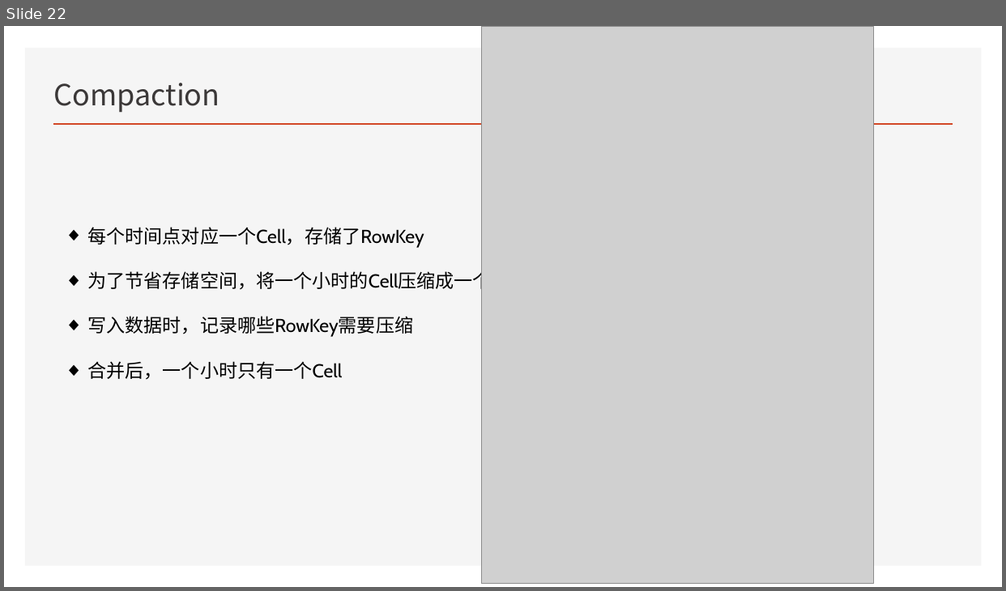
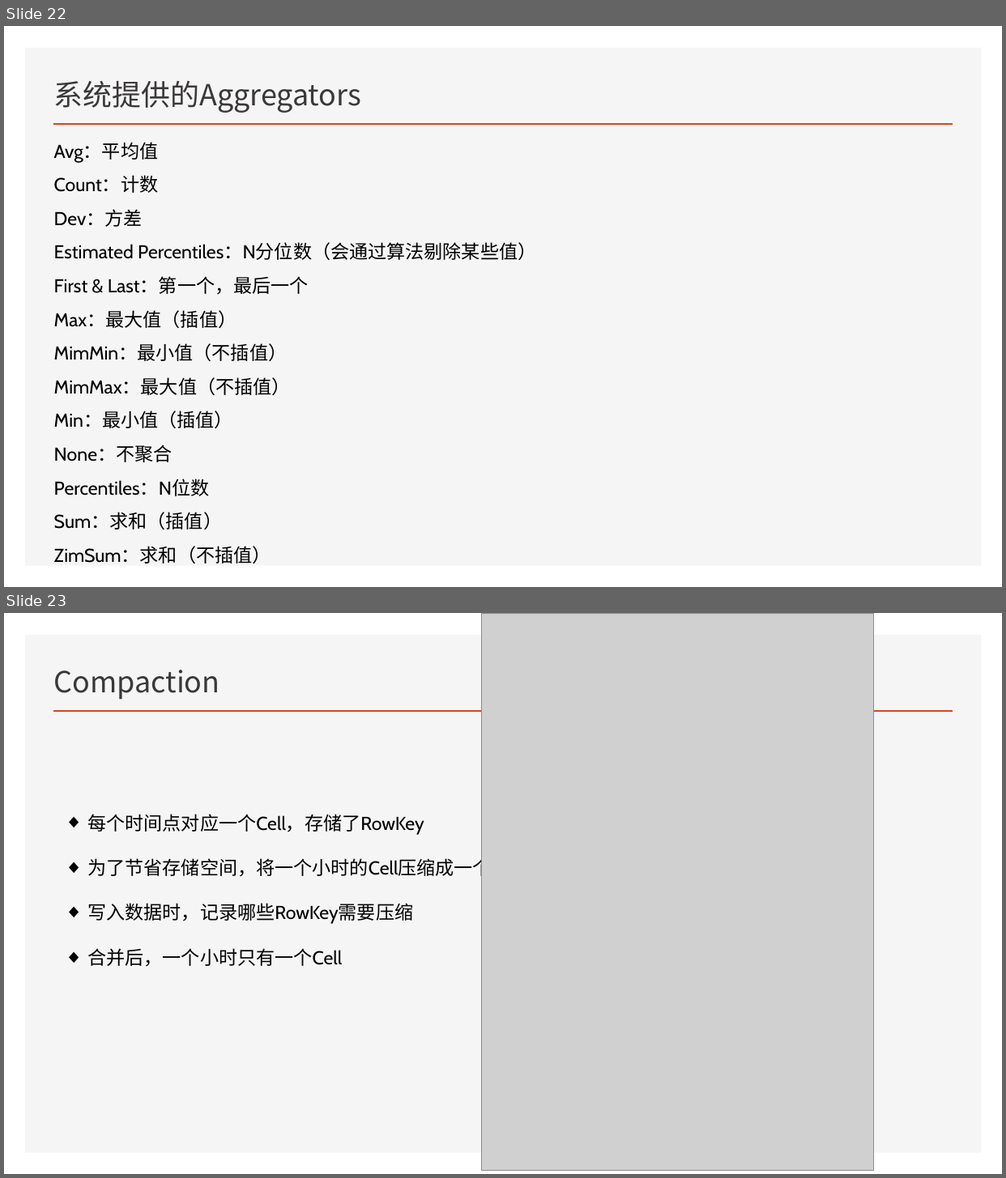
Before and after one commit to Zhangwusheng/Zhangwusheng.github.io, a slide deck: _posts/OpenTsdb基本原理副本.pptx. Shown one above the other, each under a label of ours: slide 22 before the commit, slides 22 and 23 after it. The pictures are 1006x591 and 1006x1178 pixels, drawn with LibreOffice and Linux fonts; fonts in the diff are those of the drawing; grey boxes stand for pictures. Boxes give left, top, right and bottom in pixels: in the first picture for what was removed or moved away, otherwise in the second. Text is boxed around its words. In the diff, an @@ line names an element or a change of style, - is before the commit and + after.

```diff
--- a/_posts/OpenTsdb基本原理副本.pptx
+++ b/_posts/OpenTsdb基本原理副本.pptx
@@ slide 22 added at [4,26,1002,587], background #FFFFFF; not listed: 2 template elements that a slide beside it also shows @@
@@ title added at [54,81,361,113], 28 pt, text #3B3838 @@
+系统提供的Aggregators
@@ text added at [54,142,536,564], 18 pt, text #000000 @@
+Avg：平均值
+Count：计数
+Dev：方差
+Estimated Percentiles：N分位数（会通过算法剔除某些值）
+First & Last：第一个，最后一个
+Max：最大值（插值）
+MimMin：最小值（不插值）
+MimMax：最大值（不插值）
+Min：最小值（插值）
+None：不聚合
+Percentiles：N位数
+Sum：求和（插值）
+ZimSum：求和（不插值）
@@ what was slide 22 is now slide 23 @@
```
Also in this commit, not shown: 1 slide changed, 1 other file.
